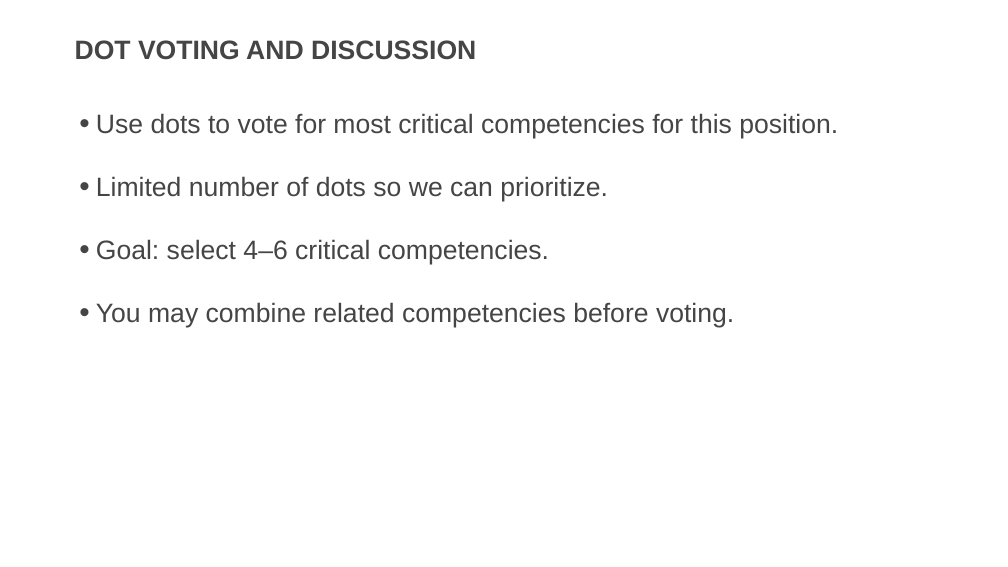
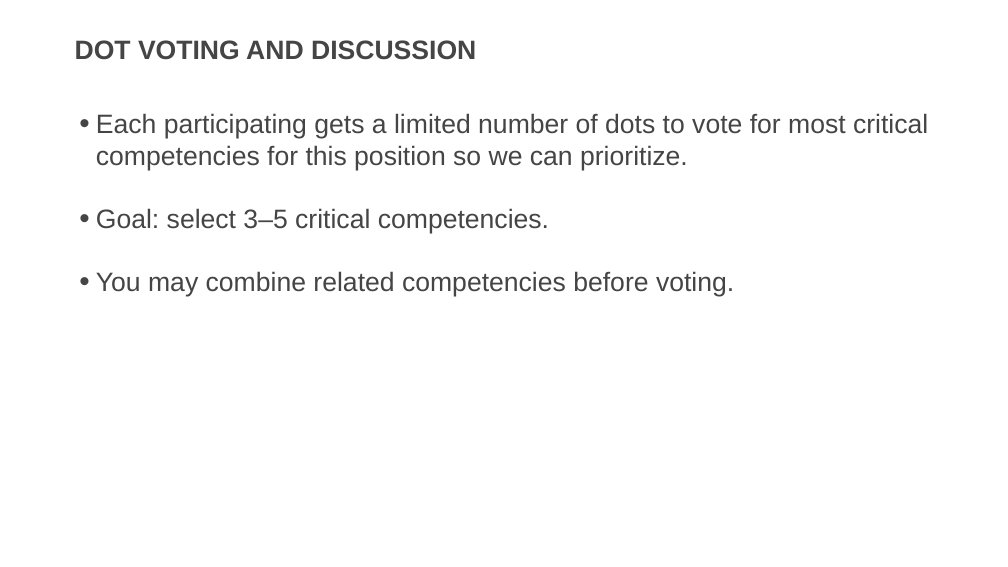
Before and after one commit to usds/SME-QA-Website, a slide deck: slide 12 of toolkit/job-analysis/job-analysis-presentation.pptx. Drawn at 1008x567 pixels with LibreOffice and Linux fonts; fonts in the diff are those of the drawing. Boxes give left, top, right and bottom in pixels: in the first picture for what was removed or moved away, otherwise in the second. Text is boxed around its words. In the diff, an @@ line names an element or a change of style, - is before the commit and + after.

```diff
--- a/toolkit/job-analysis/job-analysis-presentation.pptx
+++ b/toolkit/job-analysis/job-analysis-presentation.pptx
@@ text at (x1=96, y1=113, x2=928, y2=233): text changed @@
-• Use dots to vote for most critical competencies for this position.
-• Limited number of dots so we can prioritize.
-• Goal: select 4–6 critical competencies.
+• Each participating gets a limited number of dots to vote for most critical competencies for this position so we can prioritize.
+• Goal: select 3–5 critical competencies.
```
Also in this commit, not shown: 10 other slides changed, 3 slides added.
